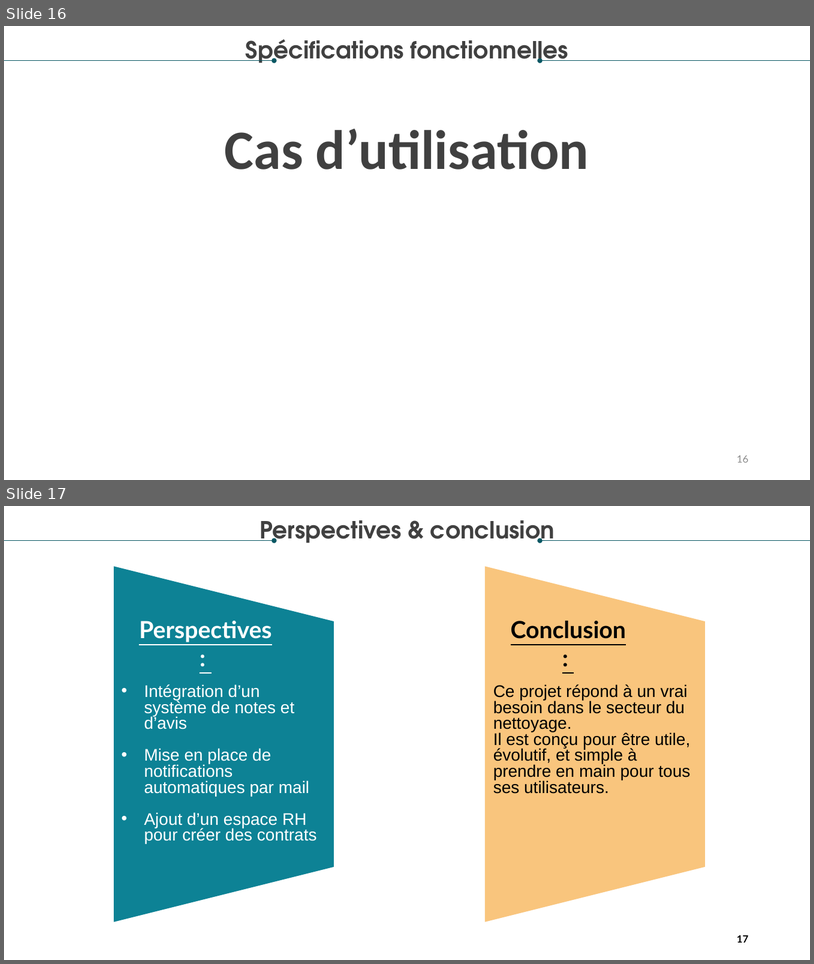
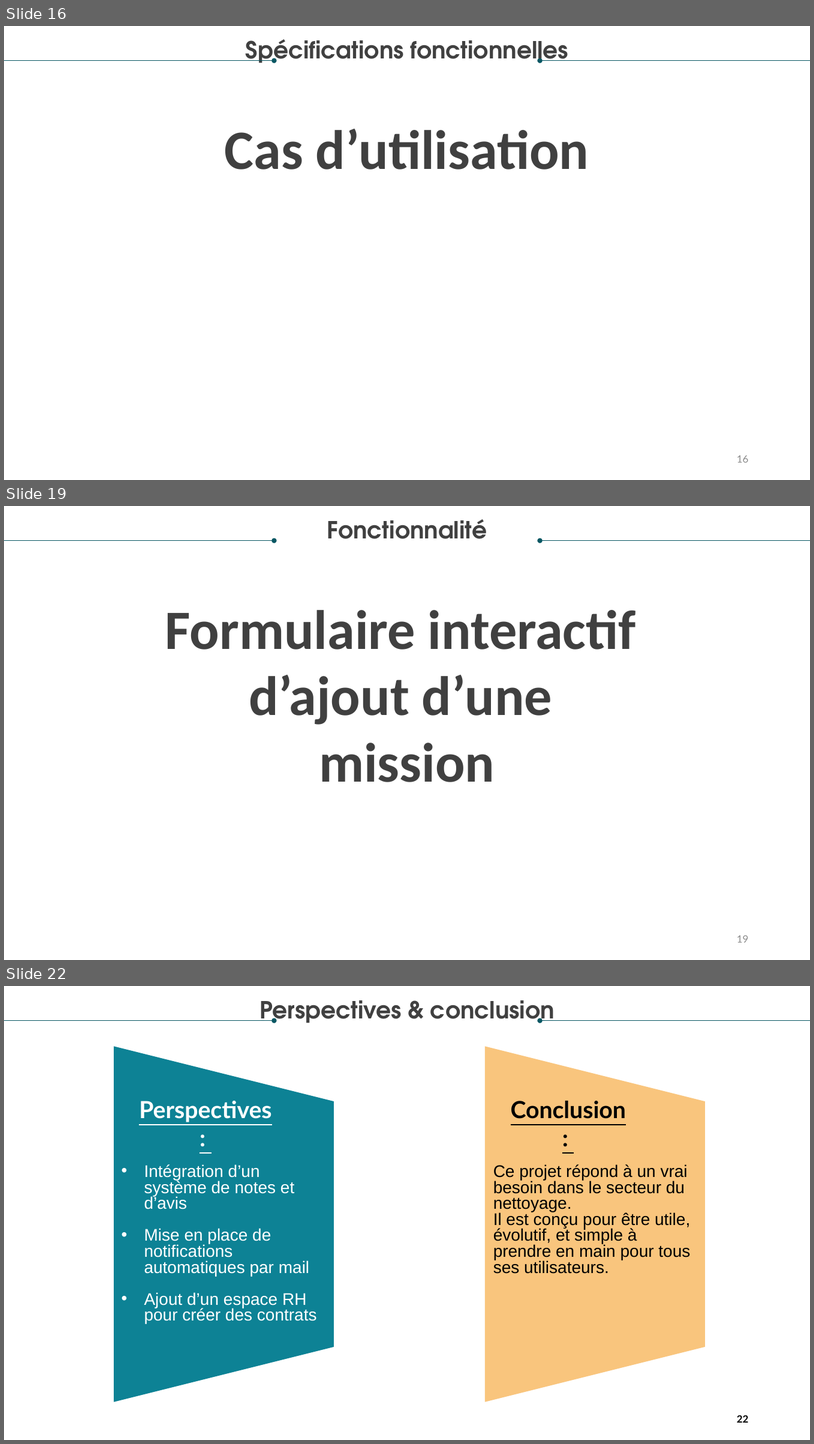
Before and after one commit to El-pollo-loco-adrar/cours_CDA, a slide deck: FIL_ROUGE/power point/fil rouge.pptx. Shown one above the other, each under a label of ours: slides 16 and 17 before the commit, slides 16, 19 and 22 after it; the slides between them are not shown. The pictures are 814x964 and 814x1444 pixels, drawn with LibreOffice and Linux fonts; fonts in the diff are those of the drawing; background and template pictures are left out. Boxes give left, top, right and bottom in pixels: in the first picture for what was removed or moved away, otherwise in the second. Text is boxed around its words. In the diff, an @@ line names an element or a change of style, - is before the commit and + after.

```diff
--- a/FIL_ROUGE/power point/fil rouge.pptx
+++ b/FIL_ROUGE/power point/fil rouge.pptx
@@ slide 19 added at (x1=4, y1=506, x2=810, y2=960), background #FFFFFF @@
@@ text added at (x1=327, y1=519, x2=487, y2=539), 28 pt, text #404040, bold @@
+Fonctionnalité
@@ arrow added from (4, 540) to (275, 540), #085764 0.5 pt @@
@@ arrow added from (810, 540) to (540, 540), #085764 0.5 pt @@
@@ text added at (x1=165, y1=610, x2=636, y2=782), 66 pt, text #404040, bold @@
+Formulaire interactif
+d’ajout d’une
+mission
@@ page number added at (x1=737, y1=935, x2=749, y2=942), 12 pt, text #8C8C8C @@
+19
@@ what was slide 17 is now slide 22 @@
@@ page number at (x1=737, y1=1414, x2=749, y2=1422): text changed @@
-17
+22
```
Also in this commit, not shown: 2 slides changed, 4 other slides added, 2 slides removed, 10 other files.
